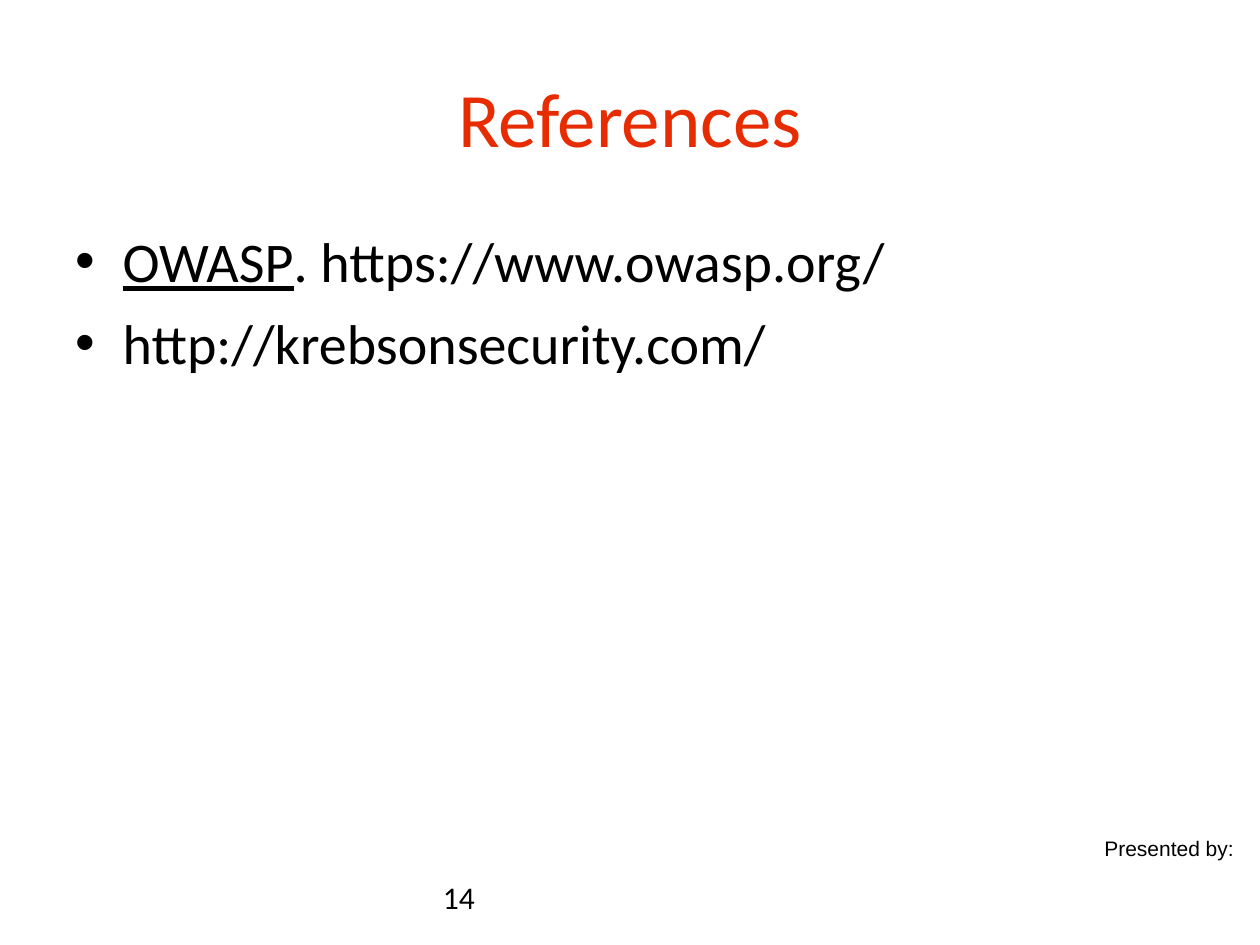
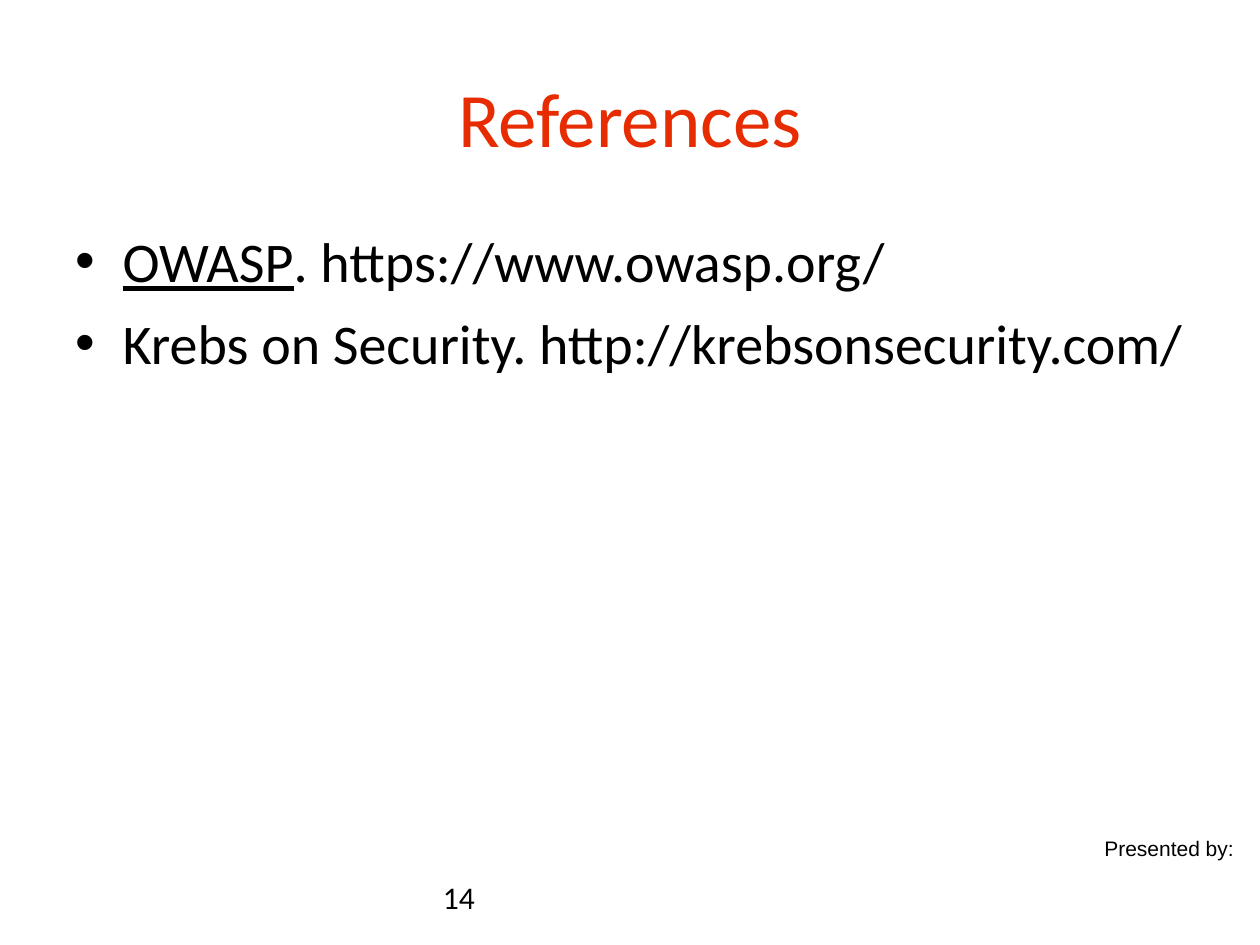
Before and after one commit to danielsomerfield/app-sec-presentation, a slide deck: slide 14 of AppSec Presentation Deck Day 1.ppt. Drawn at 1260x945 pixels with LibreOffice and Linux fonts; fonts in the diff are those of the drawing; background and template pictures are left out. Boxes give left, top, right and bottom in pixels: in the first picture for what was removed or moved away, otherwise in the second. Text is boxed around its words. In the diff, an @@ line names an element or a change of style, - is before the commit and + after.

Commit message:
PPT updates.

```diff
--- a/AppSec Presentation Deck Day 1.ppt
+++ b/AppSec Presentation Deck Day 1.ppt
@@ text at [123,325,1182,373]: text changed @@
-• http://krebsonsecurity.com/
+• Krebs on Security. http://krebsonsecurity.com/
```
Also in this commit, not shown: 2 other files.
